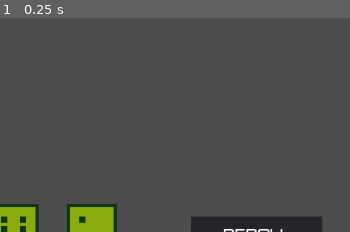
Above: before the commit, frame 1.
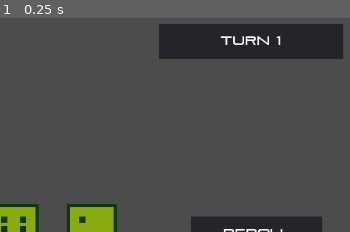
Above: after the commit, the same moment.

Repository: dexdexdex/house_wins
Game: Godot game, scene res://main.tscn
The game is run twice, just before and just after one commit, with the same random seed, the same clock (stepped at 60 frames per second) and the same inputs.
Inputs:
- Up to frame 1 (0.25 s): no input
The pictures show only the part of the screen within x 50-100%, y 0-50%; the shares and areas given below are measured in that part.

The runs differ from the first frame. In frame 1, 8.6% of the frame differs, in the area x 45-98%, y 2-20%.

Commit message:
Turn counter implemented

Diff:
--- a/main.gd
+++ b/main.gd
@@ -30,7 +30,7 @@
 var dice_select_mode = true
 var cash_in_mode = false
 
-var turn_count = 0
+var turn_count = 1
 var max_funds = current_funds
 var game_over = false
 
@@ -142,6 +142,7 @@
 func _process(delta):
 
 	$global_multiplier/multiplier_text.set_text(str("GLOBAL: ", int(global_multiplier*100), "%"))
+	$turn_counter/turn_label.set_text(str("TURN ", turn_count))
 
 	# if shop is active we need to handle all the shop inputs instead of the inputs here
 	if(in_shop == false):
--- a/main.tscn
+++ b/main.tscn
@@ -114,3 +114,23 @@
 __meta__ = {
 "_edit_use_anchors_": false
 }
+
+[node name="turn_counter" type="Panel" parent="."]
+margin_left = 686.0
+margin_top = 37.0
+margin_right = 922.0
+margin_bottom = 82.0
+__meta__ = {
+"_edit_use_anchors_": false
+}
+
+[node name="turn_label" type="Label" parent="turn_counter"]
+anchor_right = 1.0
+anchor_bottom = 1.0
+custom_fonts/font = SubResource( 1 )
+text = "TURN 1"
+align = 1
+valign = 1
+__meta__ = {
+"_edit_use_anchors_": false
+}
